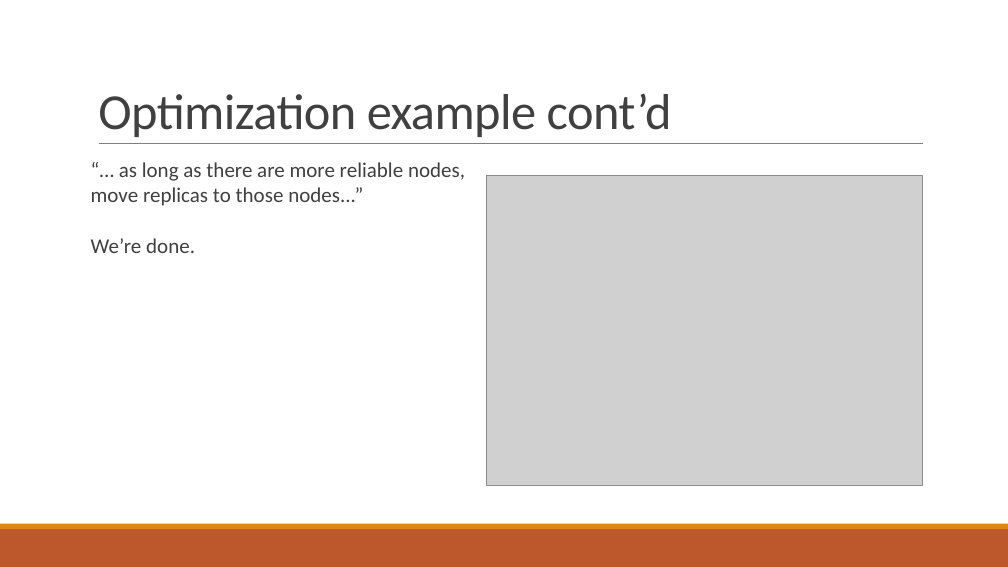
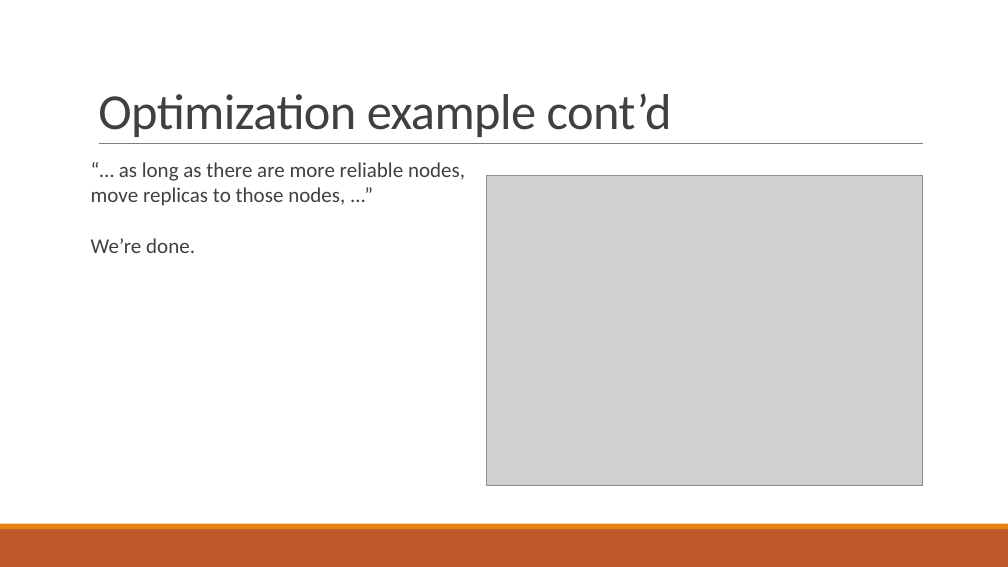
Before and after one commit to PStahl/master_thesis, a slide deck: slide 25 of presentation/presentation2.pptx. Drawn at 1008x567 pixels with LibreOffice and Linux fonts; fonts in the diff are those of the drawing; grey boxes stand for pictures. Boxes give left, top, right and bottom in pixels: in the first picture for what was removed or moved away, otherwise in the second. Text is boxed around its words. In the diff, an @@ line names an element or a change of style, - is before the commit and + after.

```diff
--- a/presentation/presentation2.pptx
+++ b/presentation/presentation2.pptx
@@ text at (91, 162, 465, 206): text changed @@
-“… as long as there are more reliable nodes,
-move replicas to those nodes...”
+“… as long as there are more reliable nodes,
+move replicas to those nodes, ...”
```
Also in this commit, not shown: 6 other slides changed.
